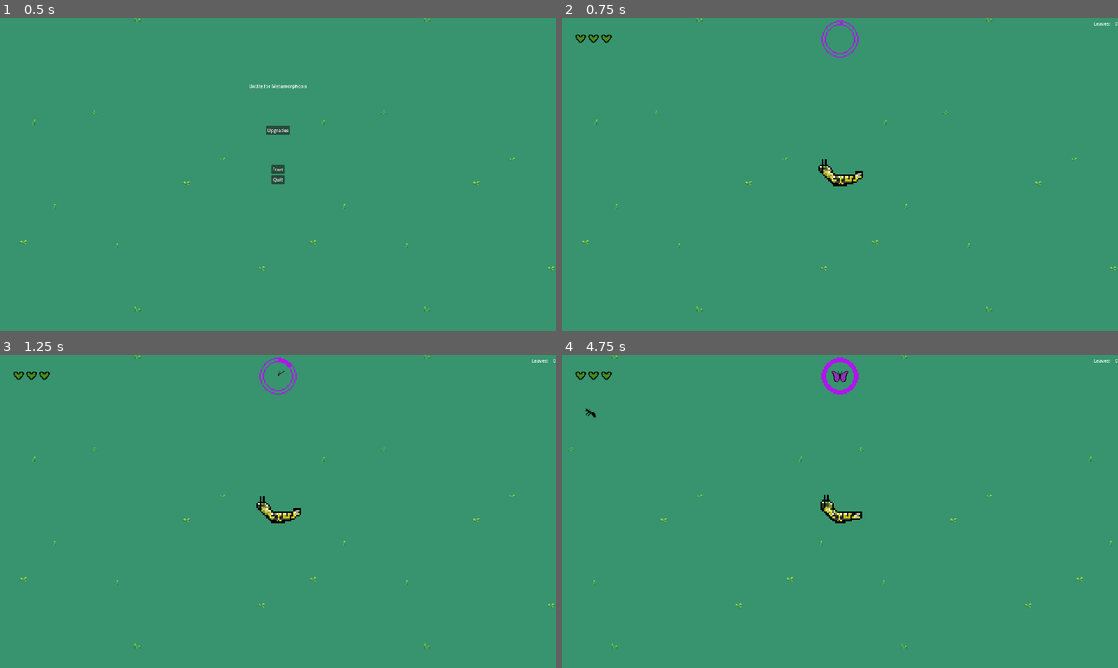
Above: before the commit, frames 1-4 (two rows, left to right).
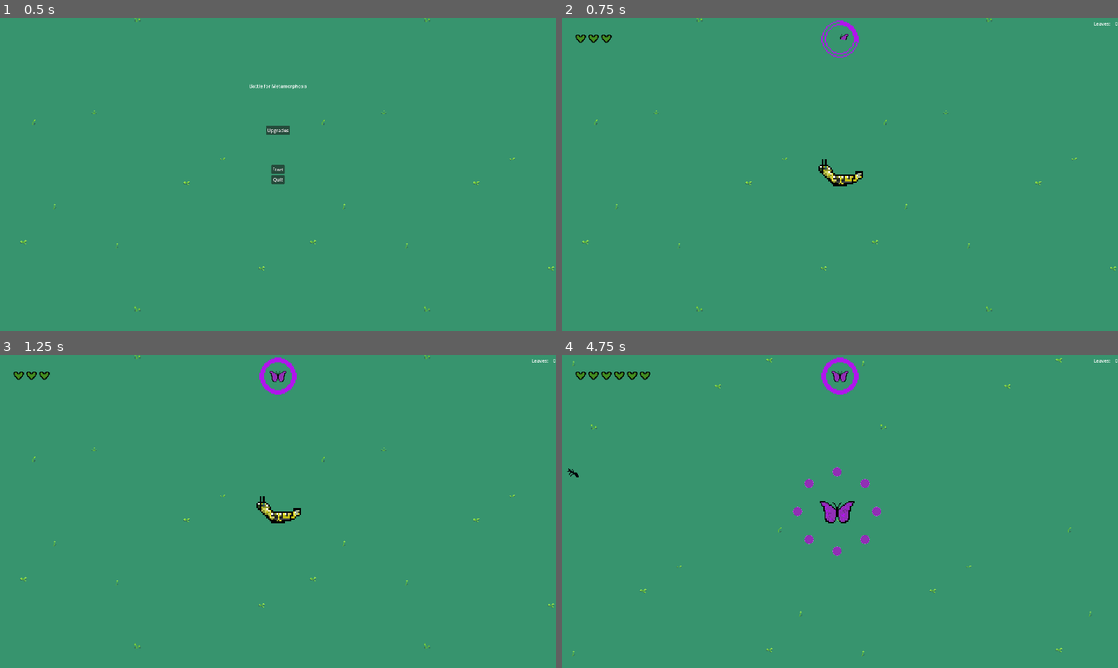
Above: after the commit, the same moments.

Repository: Armand-Alvarez/metamorphosis---jam-77
Game: Godot game, scene res://src/scenes/main.tscn
The game is run twice, just before and just after one commit, with the same random seed, the same clock (stepped at 60 frames per second) and the same inputs.
Inputs (mouse positions are in pixels of both pictures, inside the frame that each line leads up to):
- Up to frame 1 (0.5 s): no input
- Up to frame 2 (0.75 s): click "Start" at 0.5 s
- Up to frame 3 (1.25 s): no input
- Up to frame 4 (4.75 s): move the mouse to (962, 495) at 1.27 s; press the mouse at (962, 495) at 1.28 s; hold D (move_right) 1.28-2.03 s; move the mouse to (728, 527) at 2.02 s; release the mouse at (728, 527) at 2.03 s; hold S (move_down) 2.03-2.78 s; tap M (spawn_mob) at 2.1, 4.35 s; move the mouse to (895, 442) at 2.77 s; hold D (move_right) 2.78-3.53 s; tap Space (ultimate) at 2.85 s; move the mouse to (812, 574) at 3.52 s; hold W (move_up) 3.53-4.28 s; click (812, 574) at 3.6 s; move the mouse to (1006, 558) at 4.27 s; hold A (move_left) from 4.28 s (still down)

Frame 1 is identical in both runs. In frame 2, less than 0.1% of the frame differs, in the area x 50-54%, y 1-8%; in frame 3, 0.2%; in frame 4, 1.1%, in the area x 0-99%, y 0-97%.

Commit message:
Reduce wait time for UltProgressTimer from 0.1 to 0.01 seconds for debug purposes

Diff:
--- a/src/scenes/game.tscn
+++ b/src/scenes/game.tscn
@@ -76,7 +76,7 @@
 texture_progress = ExtResource("6_0y17f")
 
 [node name="UltProgressTimer" type="Timer" parent="."]
-wait_time = 0.1
+wait_time = 0.01
 autostart = true
 
 [node name="Caterpillar" parent="." instance=ExtResource("1_ftrwu")]
